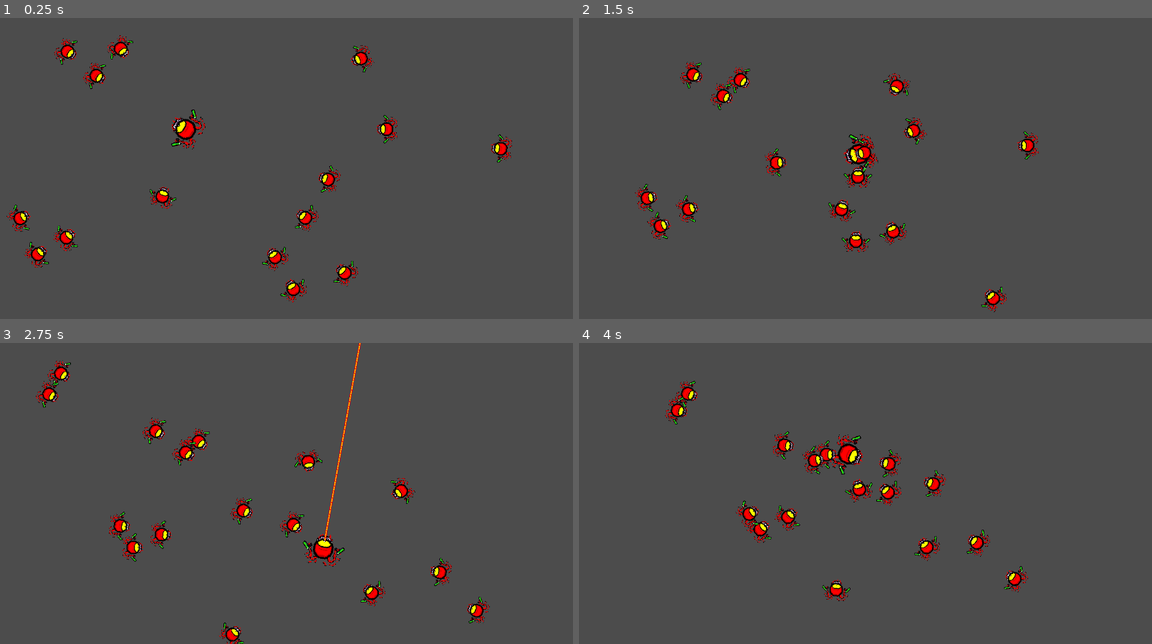
Above: before the commit, frames 1-4 (two rows, left to right).
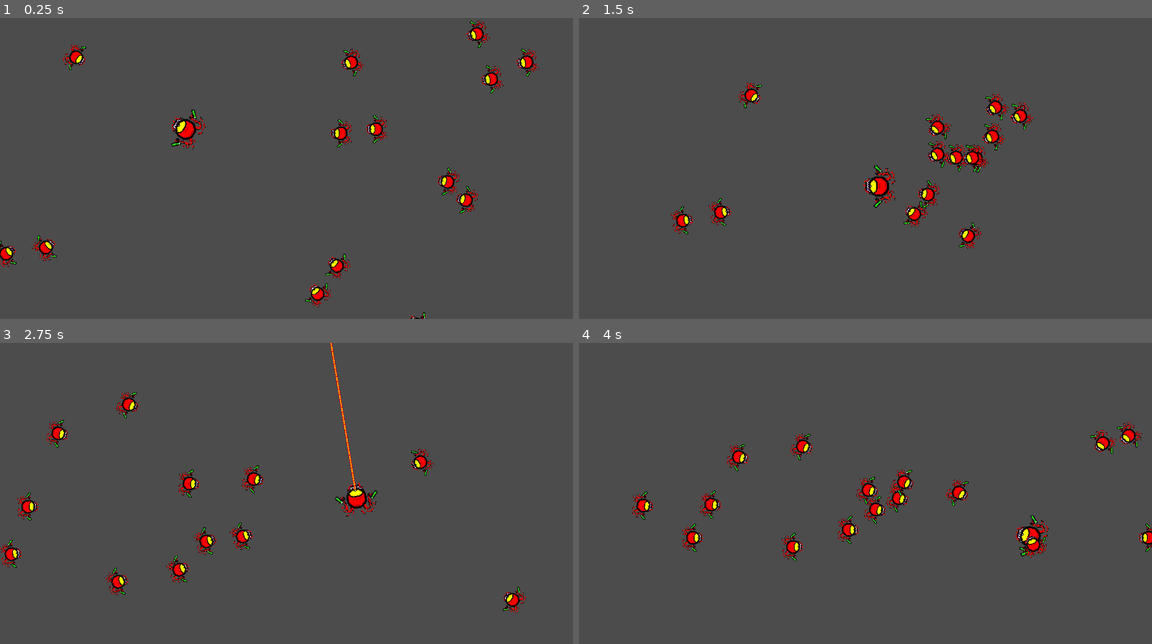
Above: after the commit, the same moments.

Repository: camilo-laruffa/ScoreSpace-Jam
Game: Godot game, scene res://Scenes/Main.tscn
Two runs of this game, one before a commit and one after it. Both use one fixed random seed, a clock stepped at 60 frames per second and the inputs below.
Inputs (mouse positions are in pixels of both pictures, inside the frame that each line leads up to):
- Up to frame 1 (0.25 s): no input
- Up to frame 2 (1.5 s): move the mouse to (991, 153) at 0.52 s; hold D (right) 0.53-1.28 s; hold Right mouse button (dash) 0.53-1.28 s; move the mouse to (750, 183) at 1.27 s; hold S (down) from 1.28 s (still down); right-click (750, 183) at 1.35 s
- Up to frame 3 (2.75 s): move the mouse to (343, 427) at 2.02 s; release S (down) at 2.03 s; press the mouse at (343, 427) at 2.03 s; hold D (right) from 2.03 s (still down); right-click (343, 427) at 2.3 s
- Up to frame 4 (4 s): move the mouse to (836, 553) at 2.77 s; release D (right) at 2.78 s; release the mouse at (836, 553) at 2.78 s; hold W (up) 2.78-3.53 s; right-click (836, 553) at 2.85 s; move the mouse to (1037, 538) at 3.52 s; hold A (left) from 3.53 s (still down); hold Right mouse button (dash) from 3.53 s (still down)

The runs differ from the first frame. In frame 1, 4.5% of the frame differs, in the area x 0-95%, y 0-100%; in frame 2, 5.5%; in frame 3, 5.9%, in the area x 0-92%, y 0-100%; in frame 4, 5.8%.

Commit message:
Fix spawn

Diff:
--- a/Code/Enemy.gd
+++ b/Code/Enemy.gd
@@ -4,7 +4,7 @@
 # Declare member variables here. Examples:
 # var a = 2
 # var b = "text"
-var speed = 100
+var speed = 200
 var velocity
 # Called when the node enters the scene tree for the first time.
 func _ready():
--- a/Code/Main.gd
+++ b/Code/Main.gd
@@ -11,8 +11,11 @@
 
 func _process(delta):
 	if get_tree().get_nodes_in_group("Enemy").size() < 16 :
+		var player_position = get_tree().get_nodes_in_group("Player")[0].position
 		var enemy = ENEMY.instance()
-		enemy.position.x = rng.randf_range(0, 1360)
+		enemy.position.x = rng.randf_range(player_position.x - 300, player_position.x - 1000)
+		if rng.randi_range(0,1) == 1 :
+			enemy.position.x = rng.randf_range(player_position.x + 300, player_position.x + 1000)
 		enemy.position.y = rng.randf_range(0, 768)
 		get_parent().call_deferred("add_child", enemy)
 	pass
--- a/Code/Player.gd
+++ b/Code/Player.gd
@@ -21,6 +21,7 @@
 	rotation = get_global_mouse_position().angle_to_point(position) - PI/2
 	_manage_input()
 	velocity = move_and_slide(velocity)
+	if Input.is_action_pressed("dash"): velocity = move_and_slide(-get_global_mouse_position().direction_to(position) * SPEED*10)
 	pass
 
 func _manage_input():
Not shown, removed: .mono/metadata/ide_messaging_meta.txt
